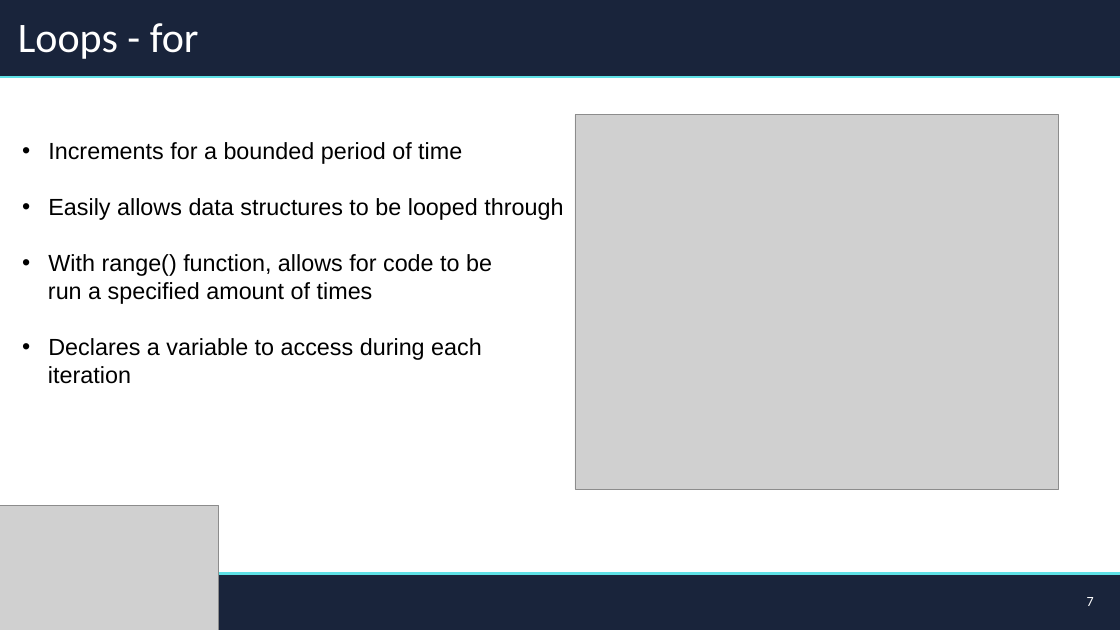
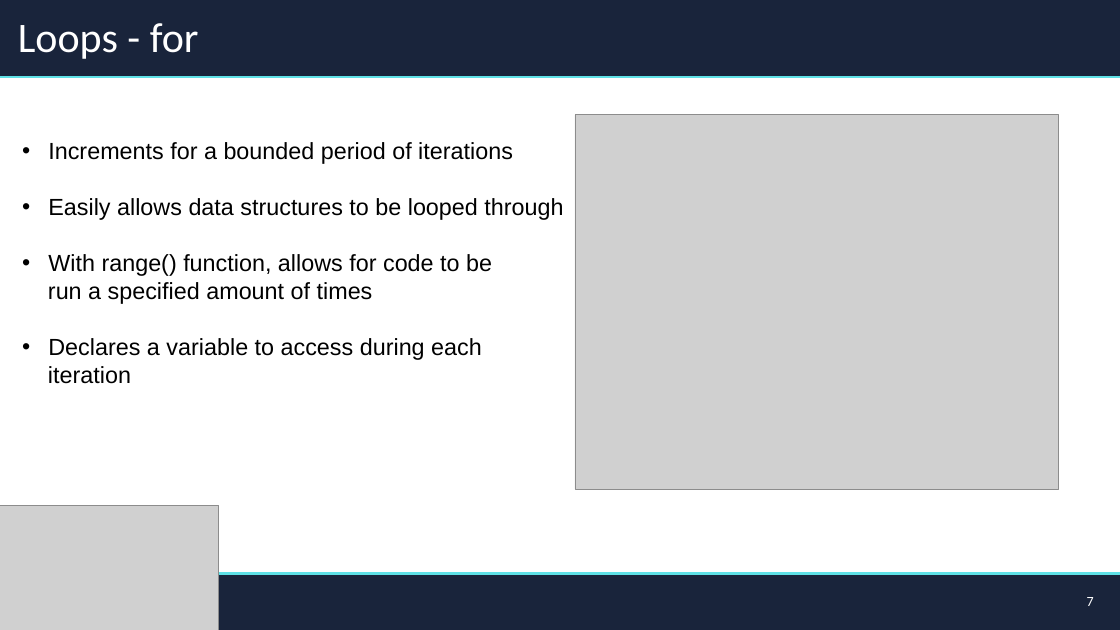
Before and after one commit to FinTechIU/pySupp, a slide deck: slide 7 of FA24/WK3/CodingSessionThreeInstallGuide.pptx. Drawn at 1120x630 pixels with LibreOffice and Linux fonts; fonts in the diff are those of the drawing; grey boxes stand for pictures. Boxes give left, top, right and bottom in pixels: in the first picture for what was removed or moved away, otherwise in the second. Text is boxed around its words. In the diff, an @@ line names an element or a change of style, - is before the commit and + after.

```diff
--- a/FA24/WK3/CodingSessionThreeInstallGuide.pptx
+++ b/FA24/WK3/CodingSessionThreeInstallGuide.pptx
@@ text at <box>48,142,513,164</box>: text changed @@
-• Increments for a bounded period of time
+• Increments for a bounded period of iterations
```
Also in this commit, not shown: 5 other slides changed.
